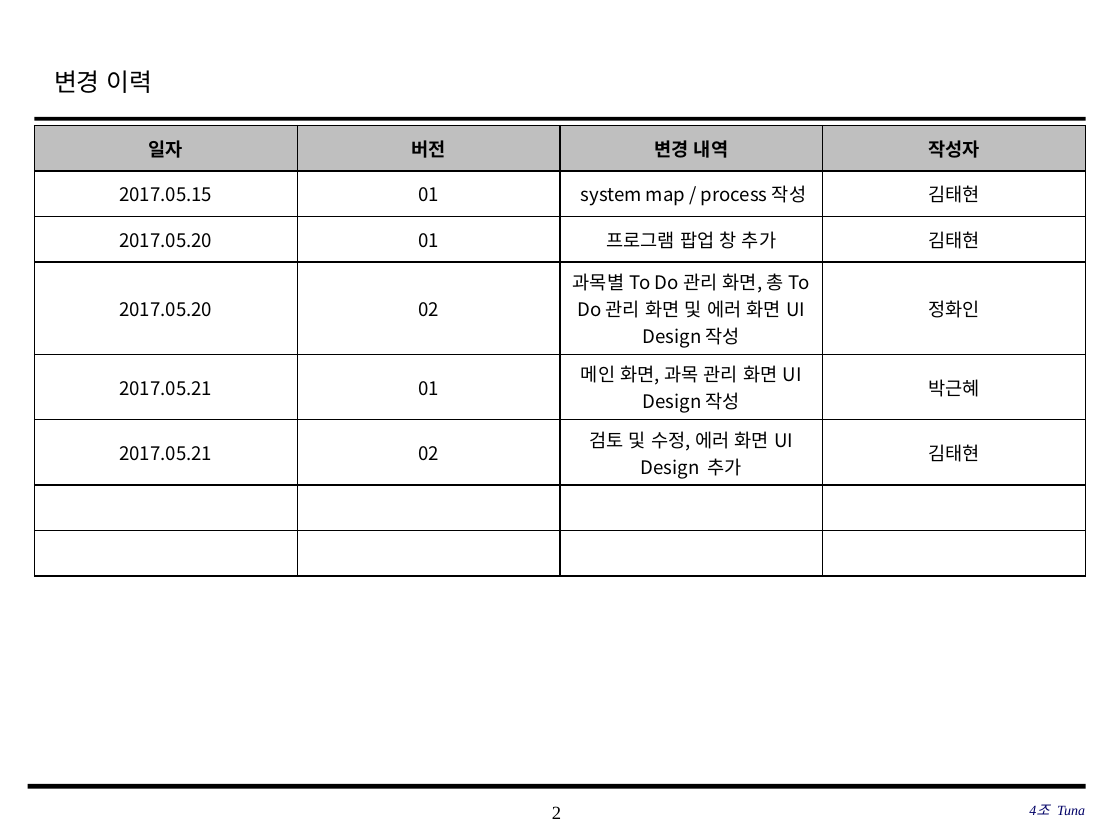
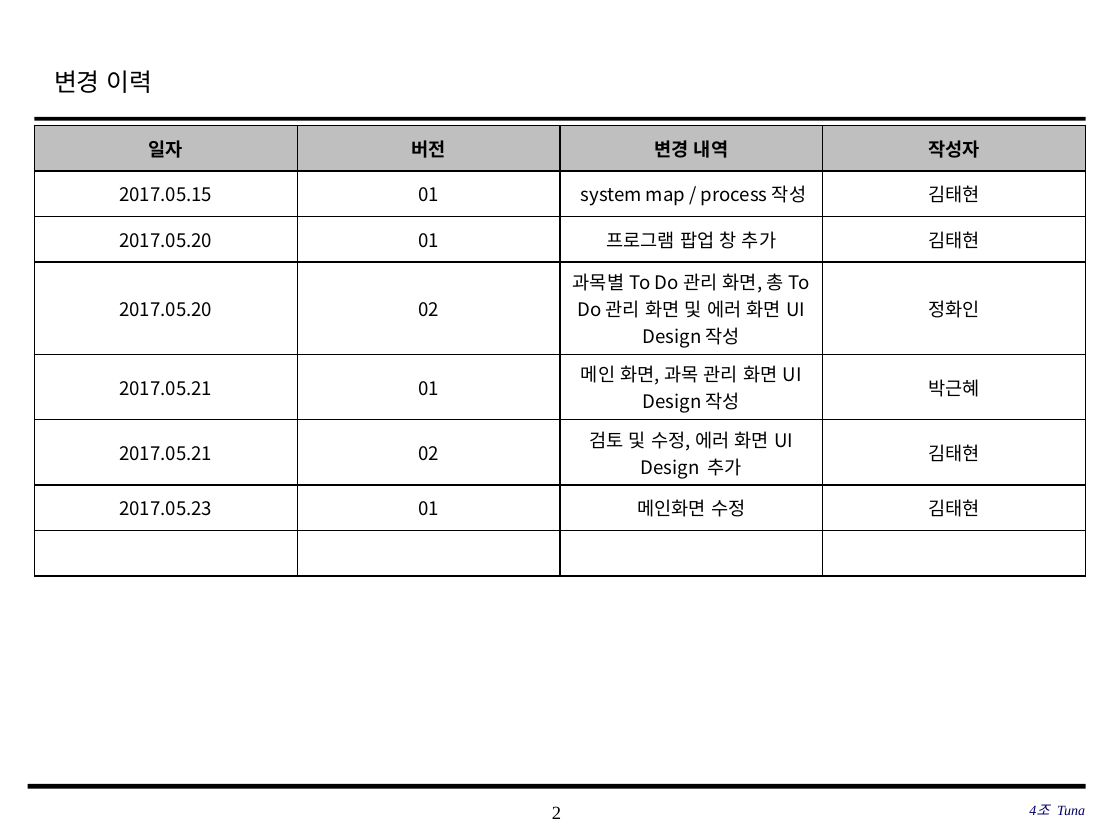
Before and after one commit to SE-admin/SE2017_4_tuna, a slide deck: slide 2 of doc/3_ 설계서/UI Design 설계서.pptx. Drawn at 1120x840 pixels with LibreOffice and Linux fonts; fonts in the diff are those of the drawing; background and template pictures are left out. Boxes give left, top, right and bottom in pixels: in the first picture for what was removed or moved away, otherwise in the second. Text is boxed around its words. In the diff, an @@ line names an element or a change of style, - is before the commit and + after.

Commit message:
doc/3_ 설계서/UI Design 설계서.pptx UI Design 설계서_4_tuna_20170523_01 메인화면 수정

```diff
--- a/doc/3_ 설계서/UI Design 설계서.pptx
+++ b/doc/3_ 설계서/UI Design 설계서.pptx
@@ table at bbox=[35, 125, 1088, 543] @@
+row 7: 2017.05.23 | 01 | 메인화면 수정 | 김태현
-row 8:  |  |  | 
```
Also in this commit, not shown: 12 other slides changed, 2 slides added.
